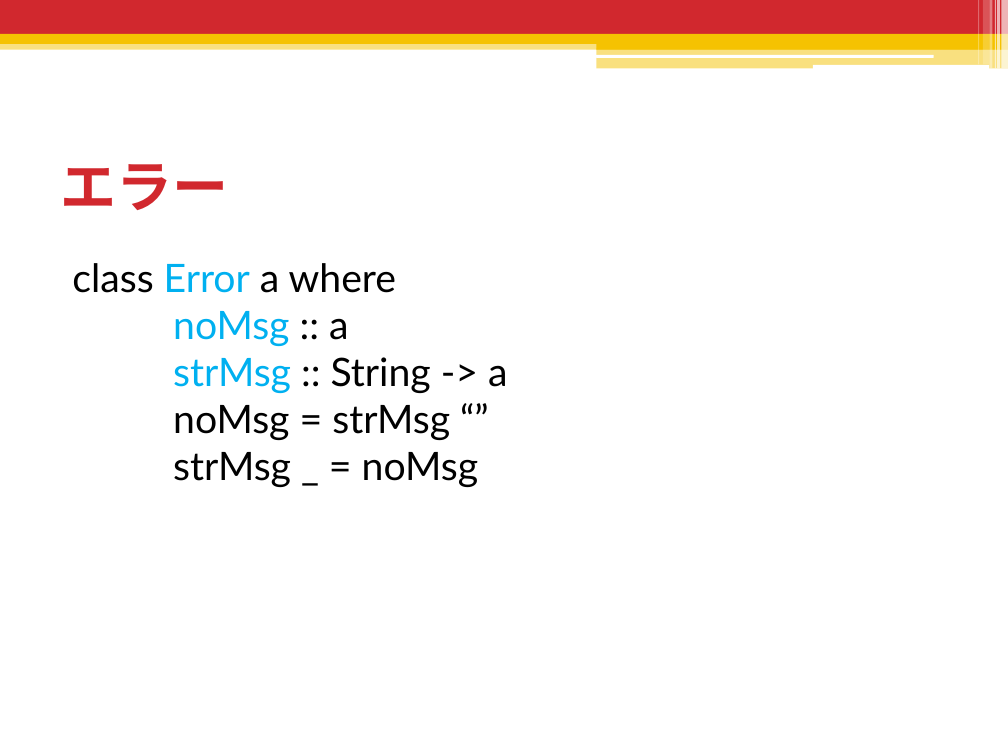
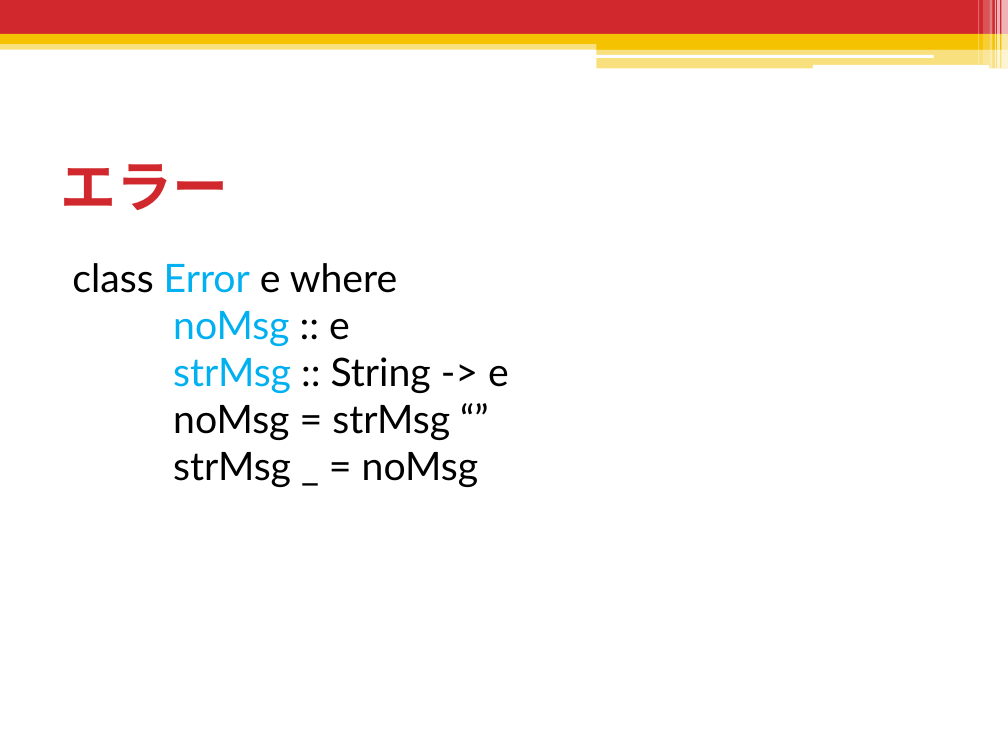
Before and after one commit to shiatsumat/HaskellLecture, a slide deck: slide 145 of 2_monad/slides/2_monad.pptx. Drawn at 1008x756 pixels with LibreOffice and Linux fonts; fonts in the diff are those of the drawing. Boxes give left, top, right and bottom in pixels: in the first picture for what was removed or moved away, otherwise in the second. Text is boxed around its words. In the diff, an @@ line names an element or a change of style, - is before the commit and + after.

```diff
--- a/2_monad/slides/2_monad.pptx
+++ b/2_monad/slides/2_monad.pptx
@@ text at (72,263,509,487): text changed @@
-class Error a where
-noMsg :: a
-strMsg :: String -> a
-noMsg = strMsg “”
-strMsg _ = noMsg
+class Error e where
+noMsg :: e
+strMsg :: String -> e
+noMsg = strMsg “”
+strMsg _ = noMsg
```
Also in this commit, not shown: 10 other slides changed, 4 slides added, 3 slides removed, 2 other files.
